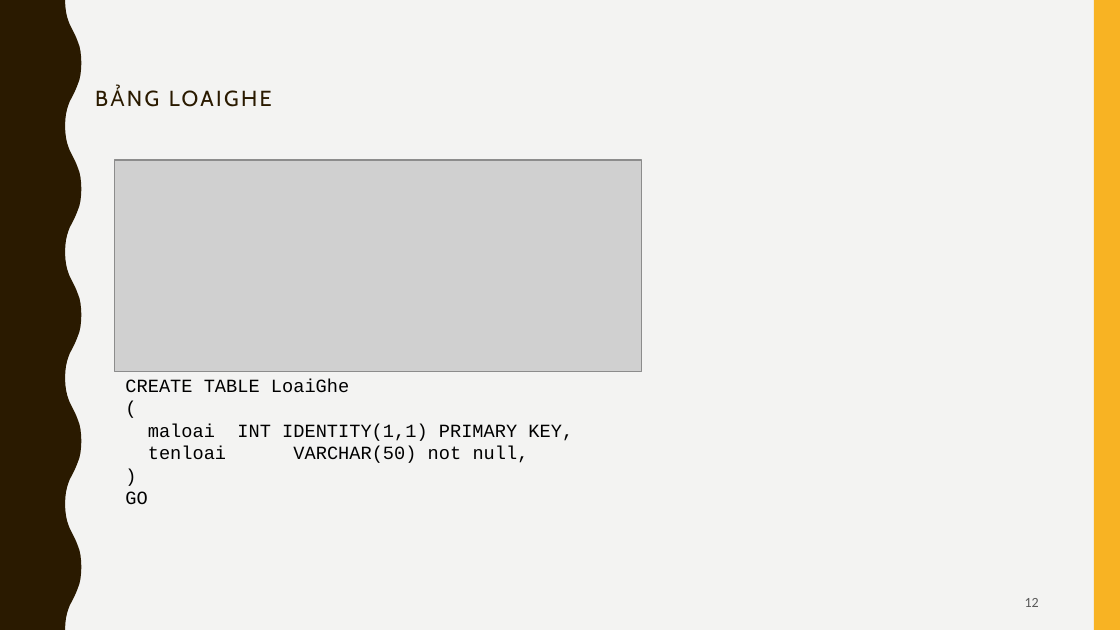
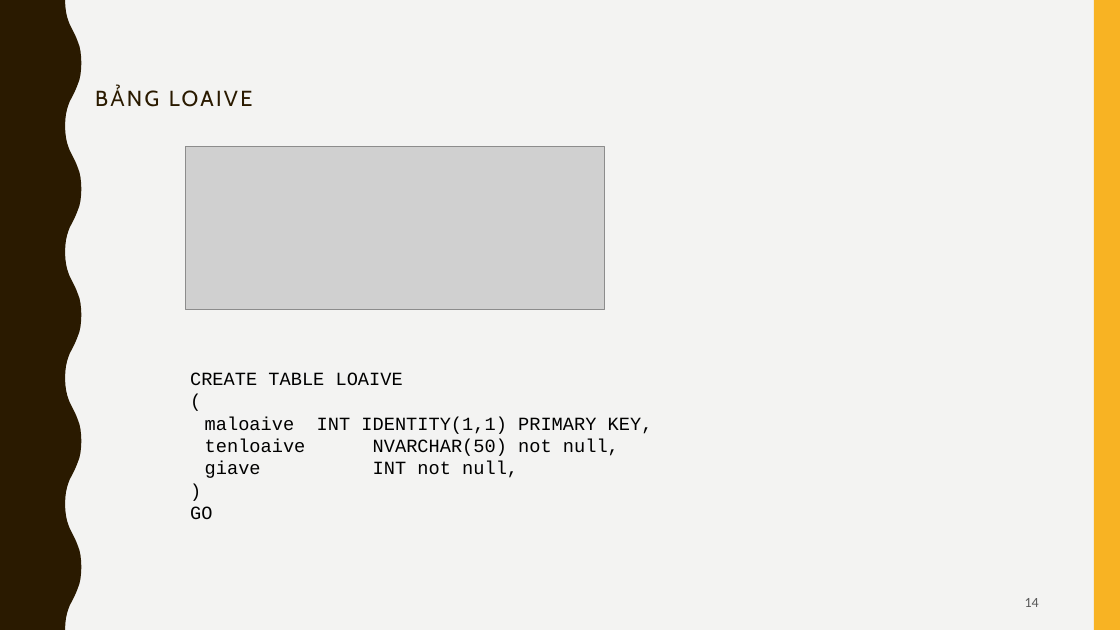
Before and after one commit to HieuThuan250396/Movie, a slide deck: slide 14 of Database/Report/CSDL.pptx (slide 12 before the commit). Drawn at 1120x630 pixels with LibreOffice and Linux fonts; fonts in the diff are those of the drawing; grey boxes stand for pictures. Boxes give left, top, right and bottom in pixels: in the first picture for what was removed or moved away, otherwise in the second. Text is boxed around its words. In the diff, an @@ line names an element or a change of style, - is before the commit and + after.

Commit message:
update slide

```diff
--- a/Database/Report/CSDL.pptx
+++ b/Database/Report/CSDL.pptx
@@ text at (0,68,426,160): text changed @@
-BẢNG LOAIGHE
+BẢNG LOAIVE
@@ picture: place and size @@
-picture at (114,160,642,372)
+picture at (185,147,605,310)
@@ text "CREATE TABLE LOAIVE": place and size @@
-text "CREATE TABLE LOAIVE" at (125,379,573,504)
+text "CREATE TABLE LOAIVE" at (190,372,653,519)
@@ text at (190,372,403,385): text changed @@
-CREATE TABLE LoaiGhe
+CREATE TABLE LOAIVE
@@ text at (205,417,653,478): text changed @@
-maloai INT IDENTITY(1,1) PRIMARY KEY,
-tenloai VARCHAR(50) not null,
+maloaive INT IDENTITY(1,1) PRIMARY KEY,
+tenloaive NVARCHAR(50) not null,
+giave INT not null,
@@ page number at (1025,598,1039,607): text changed @@
-12
+14
```
Also in this commit, not shown: 10 other slides changed, 1 slide removed.
